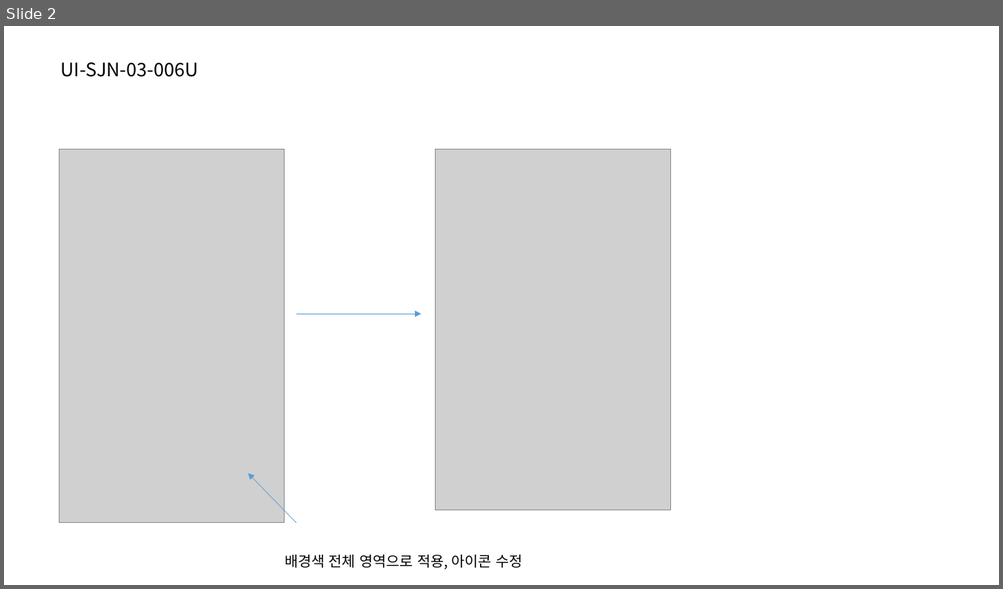
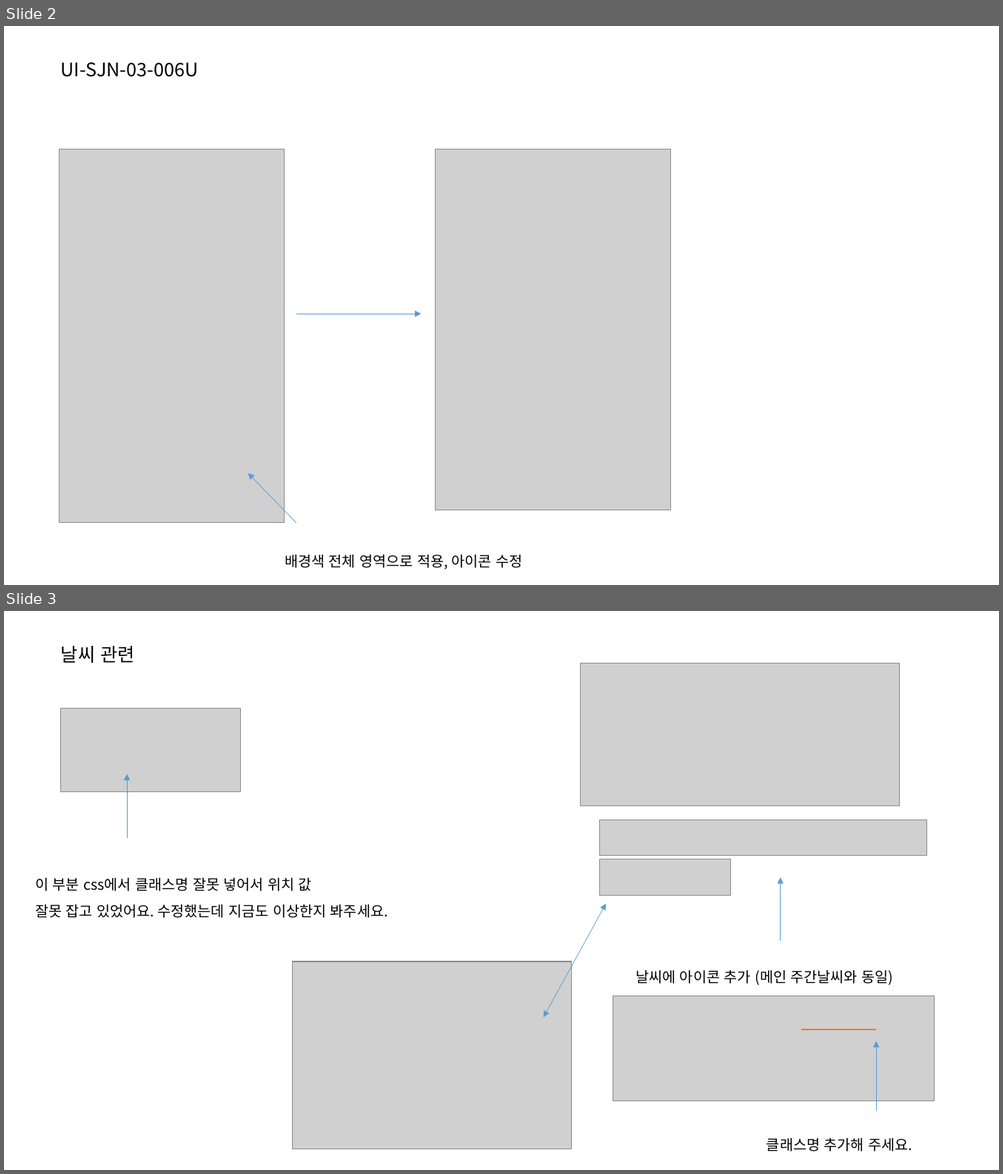
Before and after one commit to jeoungGyy/sejong, a slide deck: ppt/03-29.pptx. Shown one above the other, each under a label of ours: slide 2 before the commit, slides 2 and 3 after it. The pictures are 1003x589 and 1003x1174 pixels, drawn with LibreOffice and Linux fonts; fonts in the diff are those of the drawing; grey boxes stand for pictures. Boxes give left, top, right and bottom in pixels: in the first picture for what was removed or moved away, otherwise in the second. Text is boxed around its words. In the diff, an @@ line names an element or a change of style, - is before the commit and + after.

Commit message:
날씨 관련 아이콘 수정

```diff
--- a/ppt/03-29.pptx
+++ b/ppt/03-29.pptx
@@ slide 3 added at box(4, 611, 999, 1170), background #FFFFFF @@
@@ text added at box(61, 646, 134, 663), 18 pt, text #000000 @@
+날씨 관련
@@ picture added at box(580, 664, 899, 806) @@
@@ picture added at box(61, 708, 242, 792) @@
@@ arrow added from (127, 838) to (127, 775), #5B9BD5 0.5 pt @@
@@ picture added at box(600, 820, 927, 856) @@
@@ picture added at box(600, 860, 731, 896) @@
@@ text added at box(35, 877, 388, 918), 14 pt, text #000000 @@
+이 부분 css에서 클래스명 잘못 넣어서 위치 값
+잘못 잡고 있었어요. 수정했는데 지금도 이상한지 봐주세요.
@@ arrow added from (780, 942) to (780, 877), #5B9BD5 0.5 pt @@
@@ double arrow added from (606, 904) to (543, 1017), #5B9BD5 0.5 pt @@
@@ picture added at box(292, 962, 571, 1149) @@
@@ text added at box(635, 970, 893, 985), 14 pt, text #000000 @@
+날씨에 아이콘 추가 (메인 주간날씨와 동일)
@@ picture added at box(613, 996, 933, 1101) @@
@@ line added from (801, 1030) to (876, 1030), #ED7D31 1.5 pt @@
@@ arrow added from (876, 1112) to (876, 1042), #5B9BD5 0.5 pt @@
@@ text added at box(766, 1138, 912, 1152), 14 pt, text #000000 @@
+클래스명 추가해 주세요.
```
Also in this commit, not shown: 1 other slide added, 2 other files.
